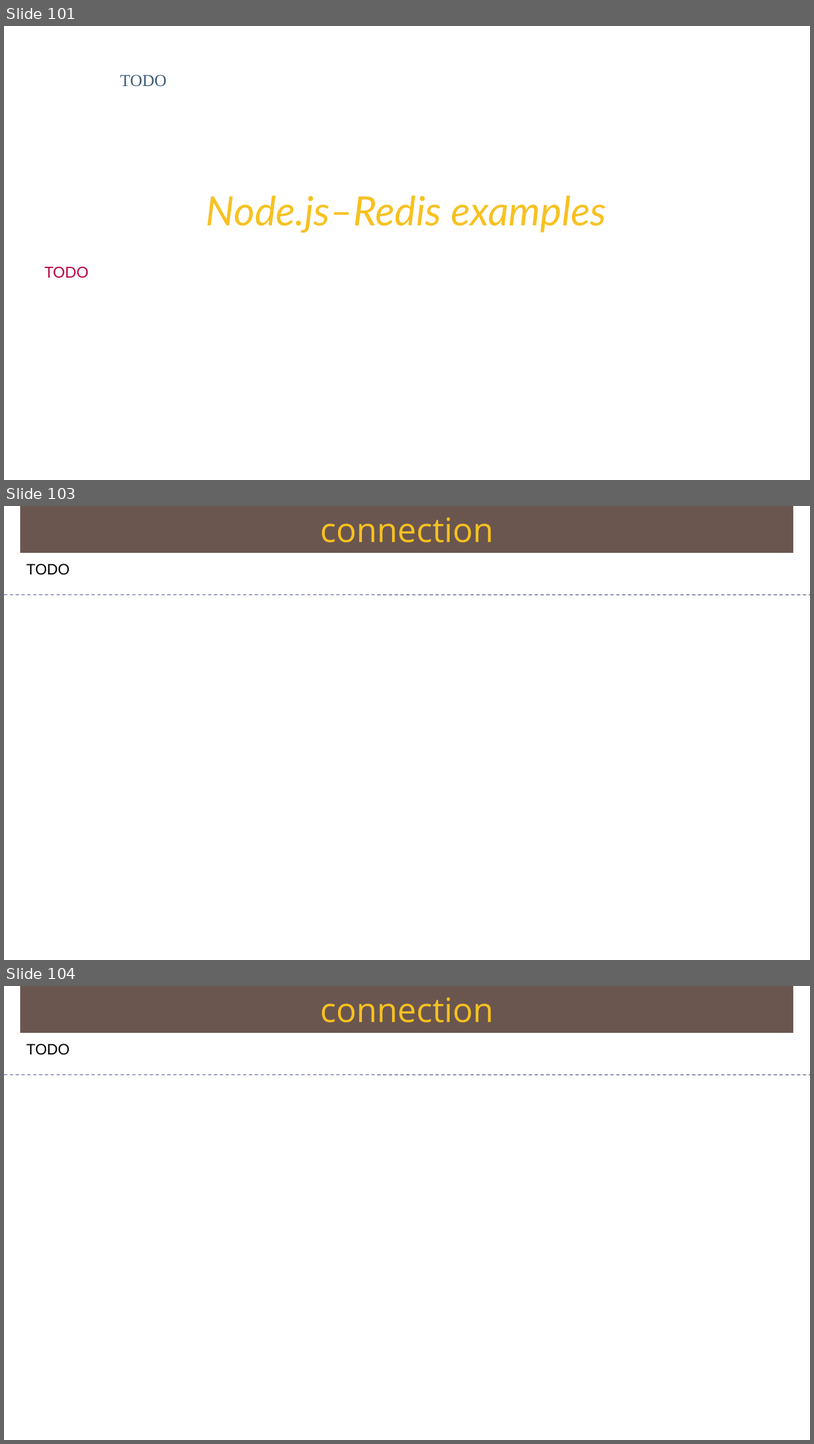
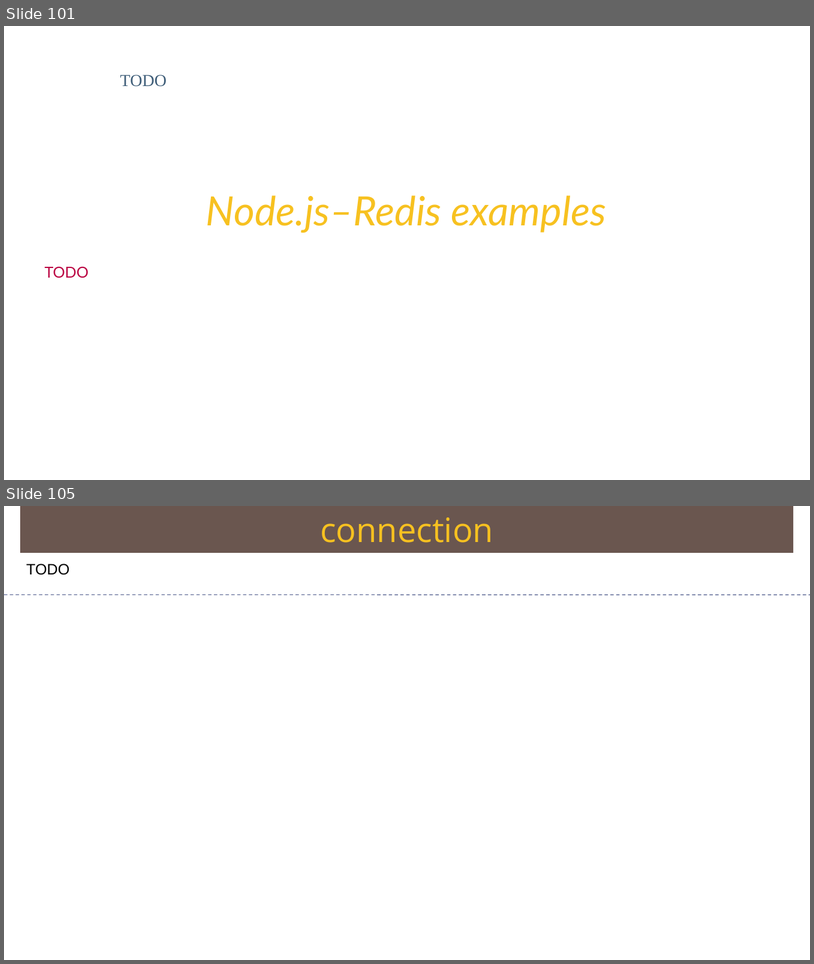
Before and after one commit to Saleel-Bagde/PPT-s, a slide deck: redis Ver2.pptx. Shown one above the other, each under a label of ours: slides 101, 103 and 104 before the commit, slides 101 and 105 after it; the slides between them are not shown. The pictures are 814x1444 and 814x964 pixels, drawn with LibreOffice and Linux fonts; fonts in the diff are those of the drawing. Boxes give left, top, right and bottom in pixels: in the first picture for what was removed or moved away, otherwise in the second. Text is boxed around its words. In the diff, an @@ line names an element or a change of style, - is before the commit and + after.

```diff
--- a/redis Ver2.pptx
+++ b/redis Ver2.pptx
@@ slide 103 removed at box(4, 506, 810, 960), background #FFFFFF @@
@@ rectangle removed at box(20, 506, 794, 553) @@
-connection
@@ text removed at box(26, 564, 69, 575) @@
-TODO
@@ line removed from (4, 595) to (810, 595) @@
@@ what was slide 104 is now slide 105 @@
```
Also in this commit, not shown: 1 slide changed, 2 slides added.
